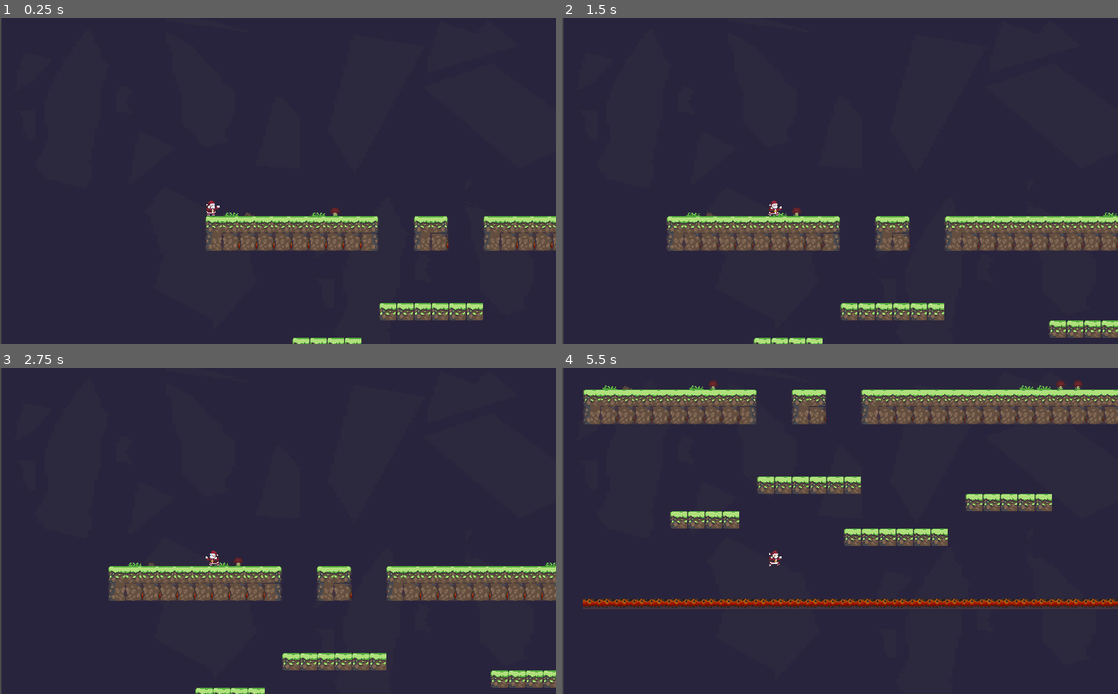
Above: before the commit, frames 1-4 (two rows, left to right).
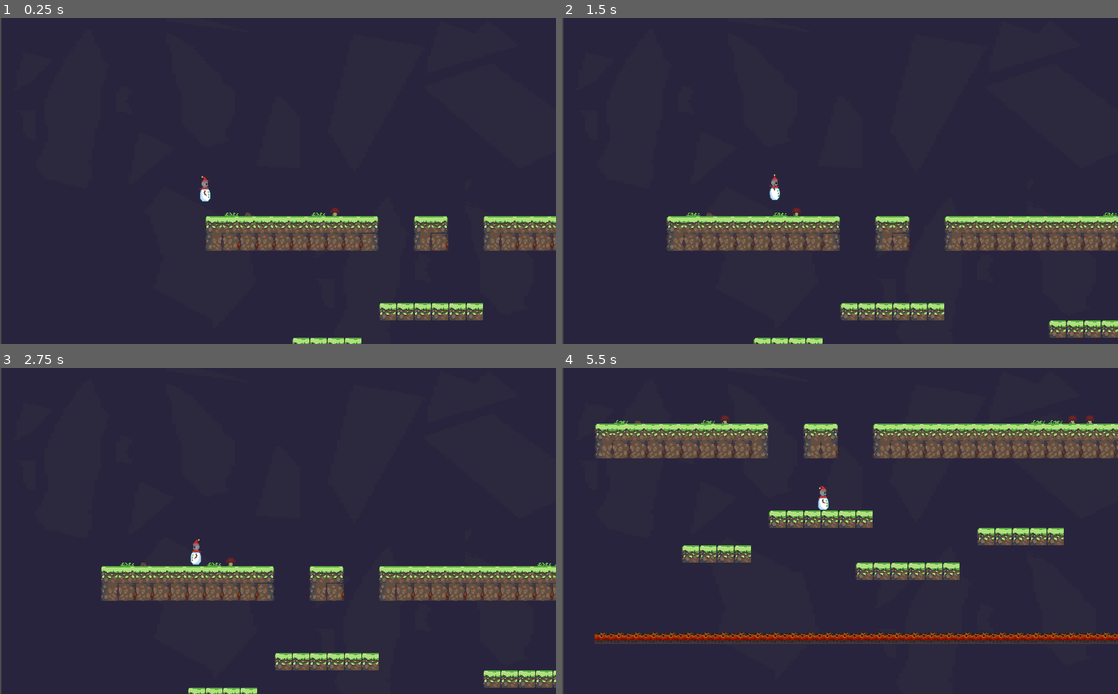
Above: after the commit, the same moments.

Repository: harry-peirse/godot-wild-jam-4
Game: Godot game, scene res://scenes/levels/ChimneyDescent1.tscn
Same seed, same stepped clock (60 frames per second), same inputs: the game is played once before the commit and once after it. This scene is started directly instead of the project's main scene. The engine's default icon, where the game draws it, is replaced by a stand-in: a white triangle on a blue panel in a dark square.
Inputs:
- Up to frame 1 (0.25 s): no input
- Up to frame 2 (1.5 s): hold Right (ui_right) from 0.53 s (still down); tap Space (jump) at 0.77 s
- Up to frame 3 (2.75 s): tap Space (jump) at 1.52 s; release Right (ui_right) at 2.03 s; hold Left (ui_left) from 2.03 s (still down)
- Up to frame 4 (5.5 s): release Left (ui_left) at 2.78 s; hold Right (ui_right) 2.78-4.28 s; tap Space (jump) at 3.02, 3.77, 4.52 s; hold Left (ui_left) 4.28-5.03 s; hold Right (ui_right) from 5.03 s (still down)

The runs differ from the first frame. In frame 1, 0.4% of the frame differs, in the area x 35-100%, y 48-100%; in frame 2, 0.3%; in frame 3, 5.1%; in frame 4, 28%, in the area x 3-100%, y 3-85%.

Commit message:
minor fix

Diff:
--- a/Prototype/Test.tscn
+++ b/Prototype/Test.tscn
@@ -1,11 +1,10 @@
 [gd_scene load_steps=6 format=2]
 
-[ext_resource path="res://actors/character/snowman/SnowmanExample.tscn" type="PackedScene" id=1]
+[ext_resource path="res://actors/character/snowman/Snowman.tscn" type="PackedScene" id=1]
 [ext_resource path="res://Godot.png" type="Texture" id=2]
 [ext_resource path="res://assets/art/environments/Ramp.png" type="Texture" id=3]
 [ext_resource path="res://assets/art/Tilemap.png" type="Texture" id=4]
 
-
 [sub_resource type="RectangleShape2D" id=1]
 
 extents = Vector2( 571.694, 29.1493 )
@@ -13,7 +12,6 @@
 [node name="Node2D" type="Node2D"]
 
 [node name="Snowman" parent="." instance=ExtResource( 1 )]
-visible = true
 show_behind_parent = true
 position = Vector2( 155, 179 )
 
--- a/scenes/levels/ChimneyDescent1.tscn
+++ b/scenes/levels/ChimneyDescent1.tscn
@@ -1,52 +1,31 @@
-[gd_scene load_steps=4 format=2]
+[gd_scene load_steps=5 format=2]
 
 [ext_resource path="res://assets/tilesets/TestLevelTileset.tres" type="TileSet" id=1]
-[ext_resource path="res://actors/Player.tscn" type="PackedScene" id=2]
-[ext_resource path="res://assets/backgrounds/background.png" type="Texture" id=3]
-
+[ext_resource path="res://actors/character/snowman/Snowman.tscn" type="PackedScene" id=2]
+[ext_resource path="res://actors/Player.tscn" type="PackedScene" id=3]
+[ext_resource path="res://assets/backgrounds/background.png" type="Texture" id=4]
 
 [node name="ChimneyDescent1" type="Node"]
 
 [node name="TileMap" type="TileMap" parent="."]
-mode = 0
 tile_set = ExtResource( 1 )
 cell_size = Vector2( 32, 32 )
-cell_quadrant_size = 16
-cell_custom_transform = Transform2D( 1, 0, 0, 1, 0, 0 )
-cell_half_offset = 2
-cell_tile_origin = 0
-cell_y_sort = false
-cell_clip_uv = false
-collision_use_kinematic = false
-collision_friction = 1.0
-collision_bounce = 0.0
-collision_layer = 1
-collision_mask = 1
-occluder_light_mask = 1
 format = 1
 tile_data = PoolIntArray( 32, 0, 0, 65568, 0, 0, 131073, 9, 0, 131074, 11, 0, 131078, 9, 0, 131079, 10, 0, 131097, 9, 0 …(1614 unchanged characters)…
 __meta__ = {
 "_edit_lock_": true
 }
 
-[node name="Player" parent="." instance=ExtResource( 2 )]
+[node name="Snowman" parent="." instance=ExtResource( 2 )]
+
+[node name="Player" parent="." instance=ExtResource( 3 )]
+visible = false
 position = Vector2( 14.362, 81.076 )
 
 [node name="ParallaxBackground" type="ParallaxBackground" parent="."]
-layer = -1
-offset = Vector2( 0, 0 )
-rotation = 0.0
-scale = Vector2( 1, 1 )
-transform = Transform2D( 1, 0, 0, 1, 0, 0 )
-scroll_offset = Vector2( 0, 0 )
-scroll_base_offset = Vector2( 0, 0 )
-scroll_base_scale = Vector2( 1, 1 )
-scroll_limit_begin = Vector2( 0, 0 )
-scroll_limit_end = Vector2( 0, 0 )
-scroll_ignore_camera_zoom = false
 
 [node name="Sprite" type="Sprite" parent="ParallaxBackground"]
 position = Vector2( 2.1585, -51.8032 )
 scale = Vector2( 5.7329, 2.4165 )
-texture = ExtResource( 3 )
+texture = ExtResource( 4 )
 centered = false
